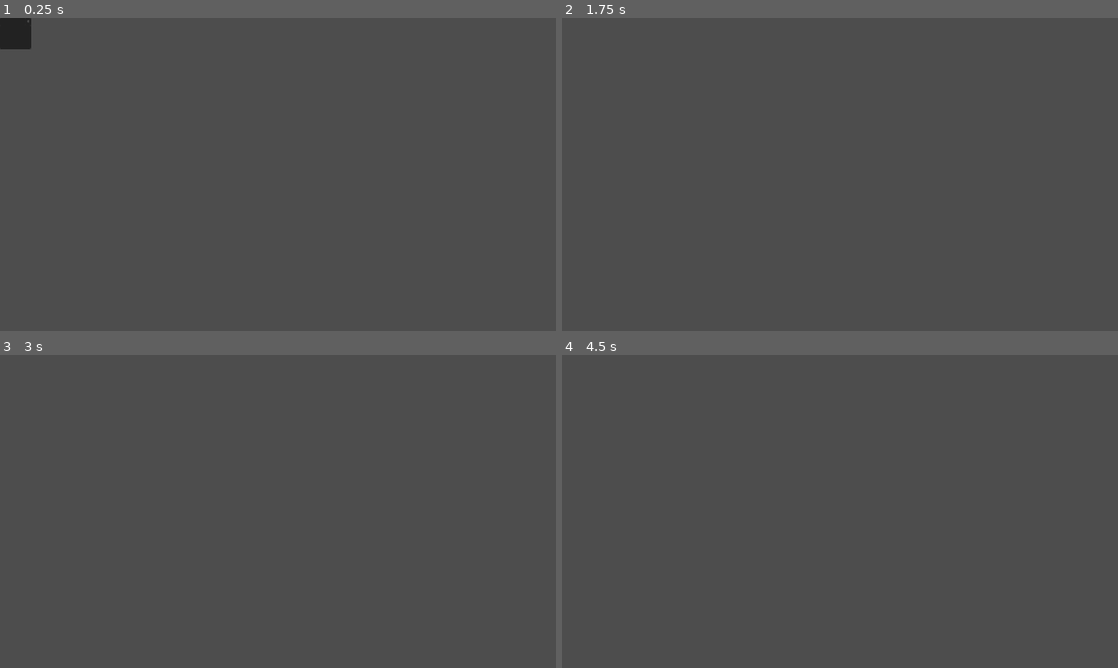
Above: before the commit, frames 1-4 (two rows, left to right).
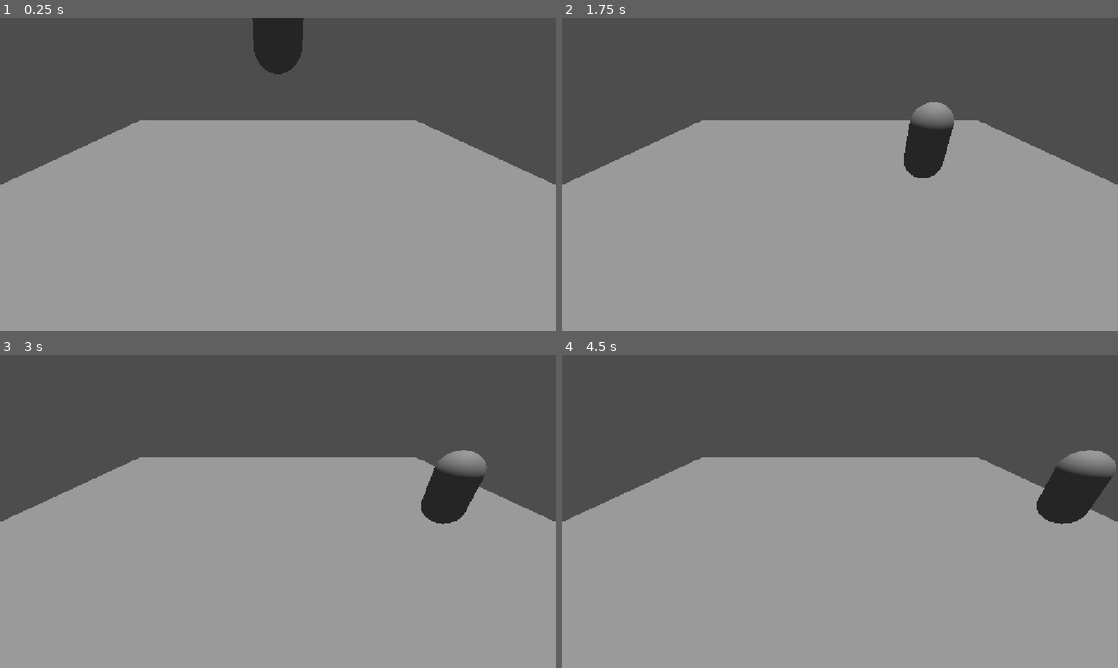
Above: after the commit, the same moments.

Repository: Into-The-Maze/into-the-maze-testing
Game: Godot game, scene res://world.tscn
The game is run twice, just before and just after one commit, with the same random seed, the same clock (stepped at 60 frames per second) and the same inputs.
Inputs (mouse positions are in pixels of both pictures, inside the frame that each line leads up to):
- Up to frame 1 (0.25 s): no input
- Up to frame 2 (1.75 s): click (589, 21) at 0.5 s, where only the run before the commit has a clickable "X"; tap Enter (ui_accept) at 1.25, 1.52, 1.55 s; move the mouse to (962, 158) at 1.27 s; press the mouse at (962, 158) at 1.28 s; hold Right (ui_right) from 1.28 s (still down)
- Up to frame 3 (3 s): tap Enter (ui_accept) at 1.82, 2.75 s; release Right (ui_right) at 2 s; release the mouse at (400, 495) at 2 s; drag from (166, 527) to (250, 574) at 2.02 s; move the mouse to (333, 442) at 2.77 s; press the mouse at (333, 442) at 2.78 s; hold Right (ui_right) from 2.78 s (still down)
- Up to frame 4 (4.5 s): tap Enter (ui_accept) at 3.05, 4.25, 4.35 s; release Right (ui_right) at 3.5 s; release the mouse at (895, 442) at 3.5 s; drag from (812, 574) to (673, 464) at 3.52 s; move the mouse to (1006, 558) at 4.27 s; hold Left (ui_left) from 4.28 s (still down); click (1006, 558) at 4.42 s

The runs differ from the first frame. In frame 1, 64% of the frame differs, in the area x 0-100%, y 0-100%; in frame 2, 62%; in frame 3, 63%; in frame 4, 63%.

Commit message:
feat(wip): UI bs

Diff:
--- a/test-inventory-ui-stack/autoload/ui_manager.gd
+++ b/test-inventory-ui-stack/autoload/ui_manager.gd
@@ -5,11 +5,16 @@
 var held_item_origin_inventory: Inventory = null
 var held_item_origin_position: Vector2i = Vector2i.ZERO
 
+# StringName key -> PackedScene panel
+const PANELS := {
+	&"inventory": preload("res://inventory/ui/ui_inventory.tscn")
+}
+
 func spawn_inventory(inv: Inventory) -> Control:
 	return Control.new()
 
 func try_take(inv: Inventory, id_unique: String):
 	pass
 
-func try_place(inv: Inventory, top_left: Vector2i, rotated: bool):
+func try_place(inv: Inventory, top_left: Vector2i):
 	pass
--- /dev/null
+++ b/test-inventory-ui-stack/char.gd
@@ -0,0 +1,34 @@
+extends CharacterBody3D
+
+
+const SPEED = 5.0
+const JUMP_VELOCITY = 4.5
+
+
+func _physics_process(delta: float) -> void:
+	# Add the gravity.
+	if not is_on_floor():
+		velocity += get_gravity() * delta
+
+	# Handle jump.
+	if Input.is_action_just_pressed("ui_accept") and is_on_floor():
+		velocity.y = JUMP_VELOCITY
+
+	# Get the input direction and handle the movement/deceleration.
+	# As good practice, you should replace UI actions with custom gameplay actions.
+	var input_dir := Input.get_vector("ui_left", "ui_right", "ui_up", "ui_down")
+	var direction := (transform.basis * Vector3(input_dir.x, 0, input_dir.y)).normalized()
+	if direction:
+		velocity.x = direction.x * SPEED
+		velocity.z = direction.z * SPEED
+	else:
+		velocity.x = move_toward(velocity.x, 0, SPEED)
+		velocity.z = move_toward(velocity.z, 0, SPEED)
+
+	move_and_slide()
+
+
+func _input(event: InputEvent) -> void:
+	if event.is_action_pressed("Open Inventory"):
+		print("inv open")
+		UI_MANAGER.spawn_inventory($Inventory)
--- a/test-inventory-ui-stack/inventory/ui/inventory_grid.gd
+++ b/test-inventory-ui-stack/inventory/ui/inventory_grid.gd
@@ -1,6 +1,7 @@
 extends NinePatchRect
 
 const CELL_SIZE := 32
+const ITEM_CONTAINER := preload("res://inventory/ui/item_container.tscn")
 
 var inventory: Inventory = null:
 	set(value):
@@ -10,26 +11,74 @@
 		custom_minimum_size = Vector2(inventory.grid_size) * CELL_SIZE
 		queue_redraw()
 
-# String id_unique -> Control icon
+# String id_unique -> ItemContainer icon
 var _icons: Dictionary = {}
 
 ### Item Handling ###
 func _on_item_placed(id_unique: String, top_left: Vector2i, rotated: bool) -> void:
-	pass
+	var entry := InventoryEntry.new()
+	entry.top_left = top_left
+	entry.rotated = rotated
+	_spawn_item_container(id_unique, entry)
 
 func _on_item_removed(id_unique: String) -> void:
-	pass
+	var icon: ItemContainer = _icons.get(id_unique, null)
+	if icon == null: return
+	icon.queue_free()
+	_icons.erase(id_unique)
 
 func _on_item_merged(target_id: String, _new_quantity: int) -> void:
-	pass
+	var icon: ItemContainer = _icons.get(target_id, null)
+	if icon == null: return
+	icon.update(target_id)
+
+func _rebuild_all_icons() -> void:
+	_clear_all_icons()
+	if inventory == null:
+		return
+	for id_unique in inventory.get_all_placements():
+		_spawn_item_container(id_unique, inventory.get_placement(id_unique))
+
+func _clear_all_icons() -> void:
+	for icon in _icons.values():
+		icon.queue_free()
+	_icons.clear()
+
+func _spawn_item_container(id_unique: String, entry: InventoryEntry) -> void:
+	var icon: ItemContainer = _icons.get(id_unique, null)
+	if icon == null:
+		icon = ITEM_CONTAINER.instantiate()
+		_icons[id_unique] = icon
+		add_child(icon)
+	icon.position = Vector2(entry.top_left) * CELL_SIZE
+	icon.update(id_unique)
 
 ### Input ###
 func _gui_input(event: InputEvent) -> void:
-	pass
+	if inventory == null: return
+	if event.is_action_pressed("Left Click"):
+		var cell := Vector2i(get_local_mouse_position() / CELL_SIZE)
+		if !UI_MANAGER.held_item_id == "":
+			var target_id := inventory.get_item_at(cell)
+			if target_id != "":
+				UI_MANAGER.try_take(inventory, target_id)
+
+		else:
+			UI_MANAGER.try_place(inventory, cell)
+
 
 ### Internal ###
 func _bind():
-	pass
+	if inventory == null: return
+	inventory.item_placed.connect(_on_item_placed)
+	inventory.item_removed.connect(_on_item_removed)
+	inventory.item_merged.connect(_on_item_merged)
 
 func _unbind():
-	pass
+	if inventory == null: return
+	if inventory.item_placed.is_connected(_on_item_placed):
+		inventory.item_placed.disconnect(_on_item_placed)
+	if inventory.item_removed.is_connected(_on_item_removed):
+		inventory.item_removed.disconnect(_on_item_removed)
+	if inventory.item_merged.is_connected(_on_item_merged):
+		inventory.item_merged.disconnect(_on_item_merged)
--- a/test-inventory-ui-stack/inventory/ui/inventory_grid.tscn
+++ b/test-inventory-ui-stack/inventory/ui/inventory_grid.tscn
@@ -6,6 +6,8 @@
 [node name="InventoryView" type="NinePatchRect" unique_id=1601652082]
 texture_filter = 1
 custom_minimum_size = Vector2(32, 32)
+offset_right = 32.0
+offset_bottom = 32.0
 texture = ExtResource("1_04nin")
 axis_stretch_horizontal = 1
 axis_stretch_vertical = 1
--- /dev/null
+++ b/test-inventory-ui-stack/inventory/ui/item_container.gd
@@ -0,0 +1,20 @@
+extends PanelContainer
+class_name ItemContainer
+
+func _ready() -> void:
+	$C/Stack.visible = false
+	$C/Stack.text = ""
+
+func update(id_unique: String):
+	var inst := ITEM_INSTANCE_REGISTRY.get_instance(id_unique)
+	var def := ITEM_DEFINITION_REGISTRY.get_definition(inst.id_def)
+	update_image(def)
+	update_stack(def, inst.quantity)
+
+func update_image(def: ItemDefinition):
+	$C/ItemTexture.texture = def.item_2d
+
+func update_stack(def: ItemDefinition, current_stack: int):
+	if !def.is_stackable: $C/Stack.visible = false; $C/Stack.text = ""; return
+	$C/Stack.visible = true
+	$C/Stack.text = "%s/%s" % [str(current_stack), str(def.max_stack_size)]
--- /dev/null
+++ b/test-inventory-ui-stack/inventory/ui/item_container.tscn
@@ -0,0 +1,26 @@
+[gd_scene format=3 uid="uid://byedkxoacvunj"]
+
+[ext_resource type="Script" uid="uid://csr825a74x50c" path="res://inventory/ui/item_container.gd" id="1_i460y"]
+
+[node name="ItemContainer" type="PanelContainer" unique_id=996374834]
+custom_minimum_size = Vector2(32, 32)
+mouse_filter = 2
+script = ExtResource("1_i460y")
+
+[node name="C" type="CenterContainer" parent="." unique_id=1071091988]
+layout_mode = 2
+mouse_filter = 2
+
+[node name="ItemTexture" type="TextureRect" parent="C" unique_id=909997480]
+texture_filter = 1
+layout_mode = 2
+mouse_filter = 2
+
+[node name="Stack" type="Label" parent="." unique_id=972633216]
+visible = false
+layout_mode = 2
+size_flags_vertical = 1
+theme_override_font_sizes/font_size = 4
+text = "x/y"
+horizontal_alignment = 2
+vertical_alignment = 2
--- /dev/null
+++ b/test-inventory-ui-stack/inventory/ui/ui_inventory.tscn
@@ -0,0 +1,31 @@
+[gd_scene format=3 uid="uid://daed40j7l1at1"]
+
+[ext_resource type="Script" uid="uid://bmt38m44o0drq" path="res://inventory/ui/ui_container.gd" id="1_i7vby"]
+[ext_resource type="PackedScene" uid="uid://cavj87nj02eft" path="res://inventory/ui/inventory_grid.tscn" id="2_m5n1a"]
+
+[node name="UiContainer" type="PanelContainer" unique_id=737268777]
+custom_minimum_size = Vector2(64, 64)
+script = ExtResource("1_i7vby")
+
+[node name="V" type="VBoxContainer" parent="." unique_id=334356691]
+layout_mode = 2
+theme_override_constants/separation = 0
+
+[node name="H" type="HBoxContainer" parent="V" unique_id=1018304927]
+layout_mode = 2
+theme_override_constants/separation = 0
+
+[node name="Bar" type="Panel" parent="V/H" unique_id=1003299187]
+layout_mode = 2
+size_flags_horizontal = 3
+
+[node name="Close" type="Button" parent="V/H" unique_id=1443697831]
+layout_mode = 2
+theme_override_font_sizes/font_size = 4
+text = "X"
+
+[node name="InventoryView" parent="V" unique_id=1601652082 instance=ExtResource("2_m5n1a")]
+layout_mode = 2
+
+[connection signal="gui_input" from="V/H/Bar" to="." method="_on_bar_gui_input"]
+[connection signal="button_down" from="V/H/Close" to="." method="_on_close_button_down"]
--- a/test-inventory-ui-stack/project.godot
+++ b/test-inventory-ui-stack/project.godot
@@ -19,6 +19,7 @@
 
 ITEM_DEFINITION_REGISTRY="*uid://yplq50ey5q1d"
 ITEM_INSTANCE_REGISTRY="*uid://dcfdimtm1jr75"
+UI_MANAGER="*uid://dqq6tq112gaka"
 
 [debug]
 
@@ -29,6 +30,19 @@
 window/stretch/mode="canvas_items"
 window/stretch/aspect="expand"
 
+[input]
+
+"Left Click"={
+"deadzone": 0.2,
+"events": [Object(InputEventMouseButton,"resource_local_to_scene":false,"resource_name":"","device":-1,"window_id":0,"alt_pressed":false,"shift_pressed":false,"ctrl_pressed":false,"meta_pressed":false,"button_mask":1,"position":Vector2(711, 1),"global_position":Vector2(720, 49),"factor":1.0,"button_index":1,"canceled":false,"pressed":true,"double_click":false,"script":null)
+]
+}
+"Open Inventory"={
+"deadzone": 0.2,
+"events": [Object(InputEventKey,"resource_local_to_scene":false,"resource_name":"","device":-1,"window_id":0,"alt_pressed":false,"shift_pressed":false,"ctrl_pressed":false,"meta_pressed":false,"pressed":false,"keycode":0,"physical_keycode":73,"key_label":0,"unicode":105,"location":0,"echo":false,"script":null)
+]
+}
+
 [physics]
 
 3d/physics_engine="Jolt Physics"
--- a/test-inventory-ui-stack/world.tscn
+++ b/test-inventory-ui-stack/world.tscn
@@ -1,11 +1,39 @@
 [gd_scene format=3 uid="uid://rve32ntdbihm"]
 
-[ext_resource type="PackedScene" uid="uid://chjlgabvg8wey" path="res://inventory/ui/ui_template.tscn" id="1_f3sb7"]
+[ext_resource type="Script" uid="uid://c8f7y2nwsups6" path="res://char.gd" id="1_f3sb7"]
+[ext_resource type="Script" uid="uid://tyjtyfcvbn22" path="res://inventory/data/inventory.gd" id="2_fj7yv"]
+
+[sub_resource type="CapsuleMesh" id="CapsuleMesh_umdtr"]
+
+[sub_resource type="CapsuleShape3D" id="CapsuleShape3D_umdtr"]
+
+[sub_resource type="Environment" id="Environment_umdtr"]
 
 [node name="World" type="Node3D" unique_id=2088165220]
 
-[node name="CanvasLayer" type="CanvasLayer" parent="." unique_id=1131358291]
+[node name="Floor" type="CSGBox3D" parent="." unique_id=1845336468]
+use_collision = true
+size = Vector3(20, 0, 20)
 
-[node name="UiContainer" parent="CanvasLayer" unique_id=737268777 instance=ExtResource("1_f3sb7")]
-offset_right = 64.0
-offset_bottom = 64.0
+[node name="Char" type="CharacterBody3D" parent="." unique_id=654987133]
+transform = Transform3D(1, 0, 0, 0, 1, 0, 0, 0, 1, 0, 5, 0)
+script = ExtResource("1_f3sb7")
+
+[node name="Mesh" type="MeshInstance3D" parent="Char" unique_id=1094433572]
+mesh = SubResource("CapsuleMesh_umdtr")
+
+[node name="Collider" type="CollisionShape3D" parent="Char" unique_id=1738328]
+shape = SubResource("CapsuleShape3D_umdtr")
+
+[node name="Inventory" type="Node" parent="Char" unique_id=673459977]
+script = ExtResource("2_fj7yv")
+metadata/_custom_type_script = "uid://tyjtyfcvbn22"
+
+[node name="Camera3D" type="Camera3D" parent="." unique_id=1208918736]
+transform = Transform3D(1, 0, 0, 0, 0.8660254, 0.5, 0, -0.5, 0.8660254, 0, 4, 5)
+
+[node name="WorldEnvironment" type="WorldEnvironment" parent="." unique_id=1329391447]
+environment = SubResource("Environment_umdtr")
+
+[node name="DirectionalLight3D" type="DirectionalLight3D" parent="." unique_id=1496040157]
+transform = Transform3D(1, 0, 0, 0, -4.371139e-08, 1, 0, -1, -4.371139e-08, 0, 18.150745, 0)
Not shown, added: test-inventory-ui-stack/char.gd.uid
Not shown, added: test-inventory-ui-stack/inventory/ui/item_container.gd.uid
